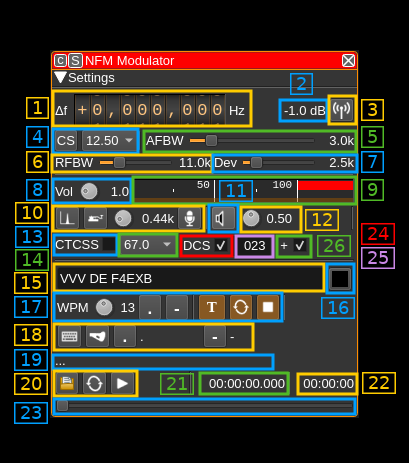
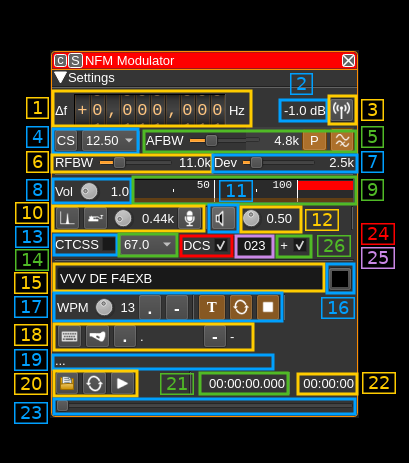
Two versions of the same layered image (409×468). Layer-by-layer changes:
added layer "Pasted Layer #3" above "Pasted Layer #2" over [246, 127, 354, 151]
